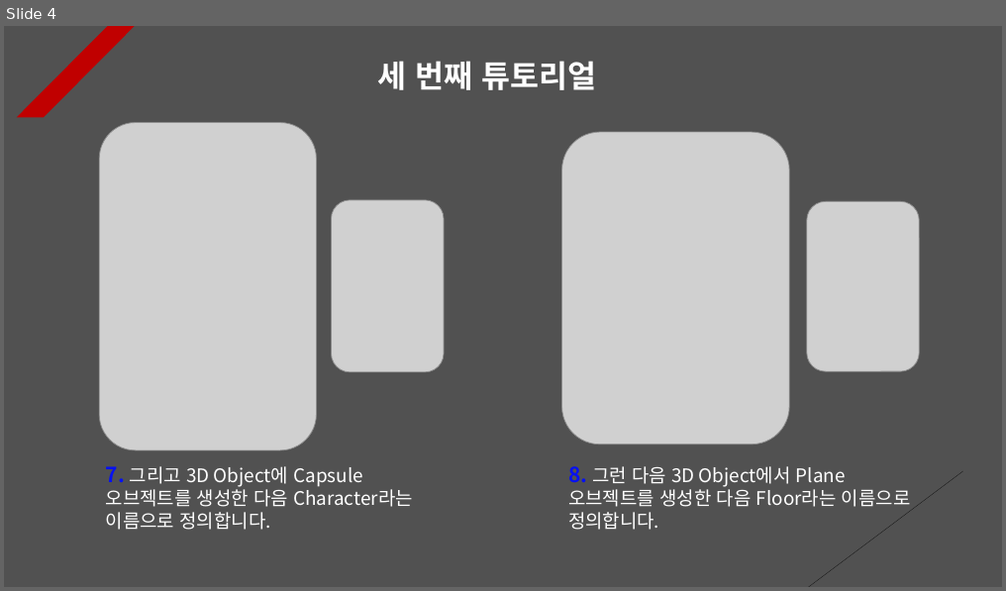
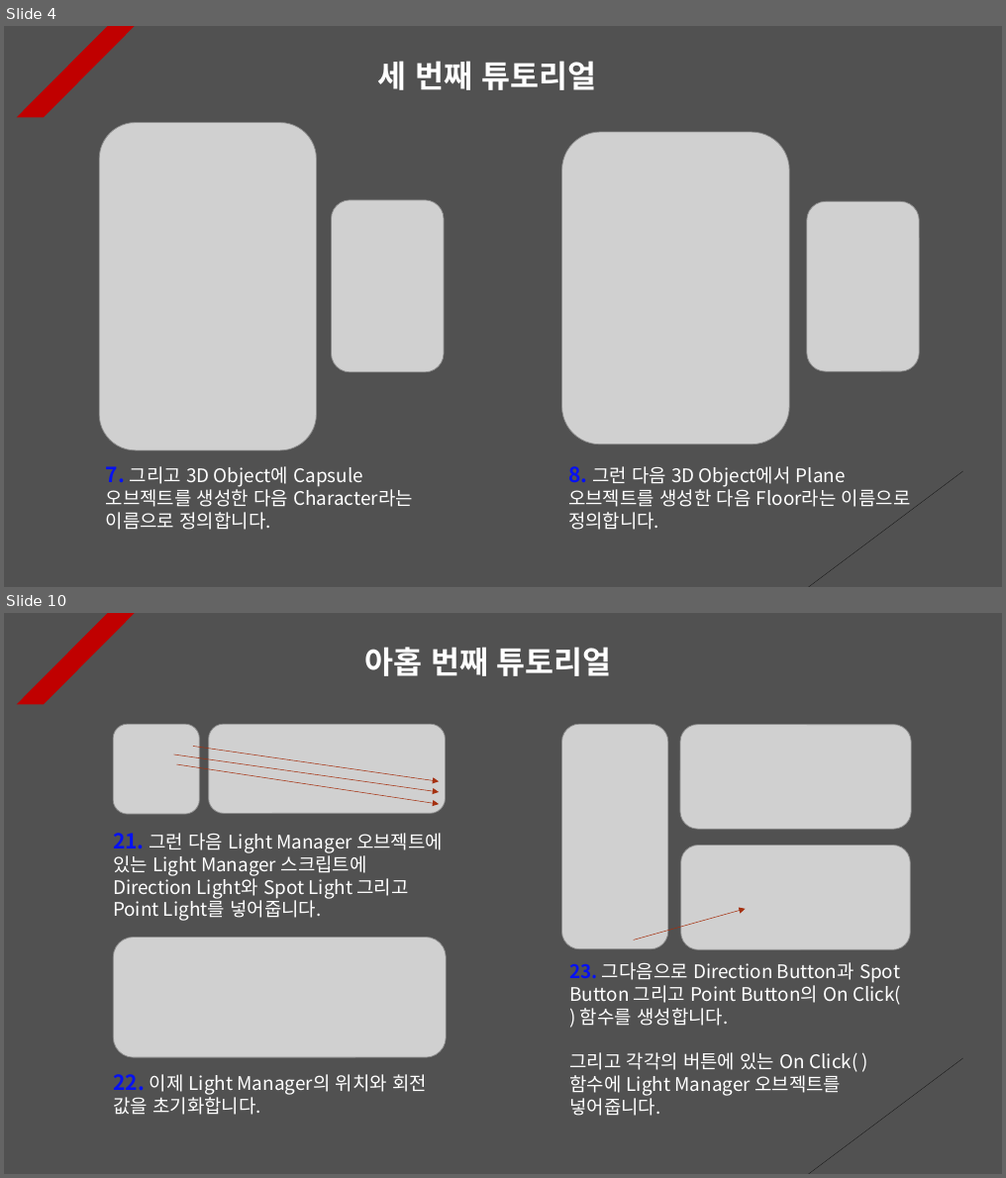
Before and after one commit to Unity2033/3D-UnityEngine, a slide deck: Assets/Class/Light/PPT Data/Light Example.pptx. Shown one above the other, each under a label of ours: slide 4 before the commit, slides 4 and 10 after it; the slides between them are not shown. The pictures are 1006x591 and 1006x1178 pixels, drawn with LibreOffice and Linux fonts; fonts in the diff are those of the drawing; grey boxes stand for pictures. Boxes give left, top, right and bottom in pixels: in the first picture for what was removed or moved away, otherwise in the second. Text is boxed around its words. In the diff, an @@ line names an element or a change of style, - is before the commit and + after.

Commit message:
Light tutorial renewal
- Updated light tutorial documentation

```diff
--- a/Assets/Class/Light/PPT Data/Light Example.pptx
+++ b/Assets/Class/Light/PPT Data/Light Example.pptx
@@ slide 10 added at <box>4,613,1002,1174</box>, background #515151; not listed: 2 template elements that a slide beside it also shows @@
@@ text added at <box>364,647,612,676</box>, 30 pt, text #FFFFFF, bold @@
+아홉 번째 튜토리얼
@@ picture added at <box>113,724,199,814</box> @@
@@ picture added at <box>208,724,445,813</box> @@
@@ picture added at <box>561,724,668,950</box> @@
@@ picture added at <box>680,725,911,830</box> @@
@@ arrow added from (174, 755) to (439, 792), #A5300F 0.5 pt dashed @@
@@ arrow added from (193, 747) to (439, 781), #A5300F 0.5 pt dashed @@
@@ arrow added from (177, 764) to (439, 804), #A5300F 0.5 pt dashed @@
@@ text added at <box>113,833,443,921</box>, 18 pt, text #FFFFFF @@
+21. 그런 다음 Light Manager 오브젝트에 있는 Light Manager 스크립트에 Direction Light와 Spot Light 그리고 Point Light를 넣어줍니다.
@@ picture added at <box>681,845,910,950</box> @@
@@ arrow added from (634, 940) to (746, 909), #A5300F 0.5 pt dashed @@
@@ picture added at <box>113,937,446,1058</box> @@
@@ text added at <box>569,962,901,1116</box>, 18 pt, text #FFFFFF @@
+23. 그다음으로 Direction Button과 Spot Button 그리고 Point Button의 On Click( ) 함수를 생성합니다.
+그리고 각각의 버튼에 있는 On Click( ) 함수에 Light Manager 오브젝트를 넣어줍니다.
@@ text added at <box>113,1074,427,1115</box>, 18 pt, text #FFFFFF @@
+22. 이제 Light Manager의 위치와 회전 값을 초기화합니다.
```
Also in this commit, not shown: 1 slide changed, 5 other slides added, 3 other files.
